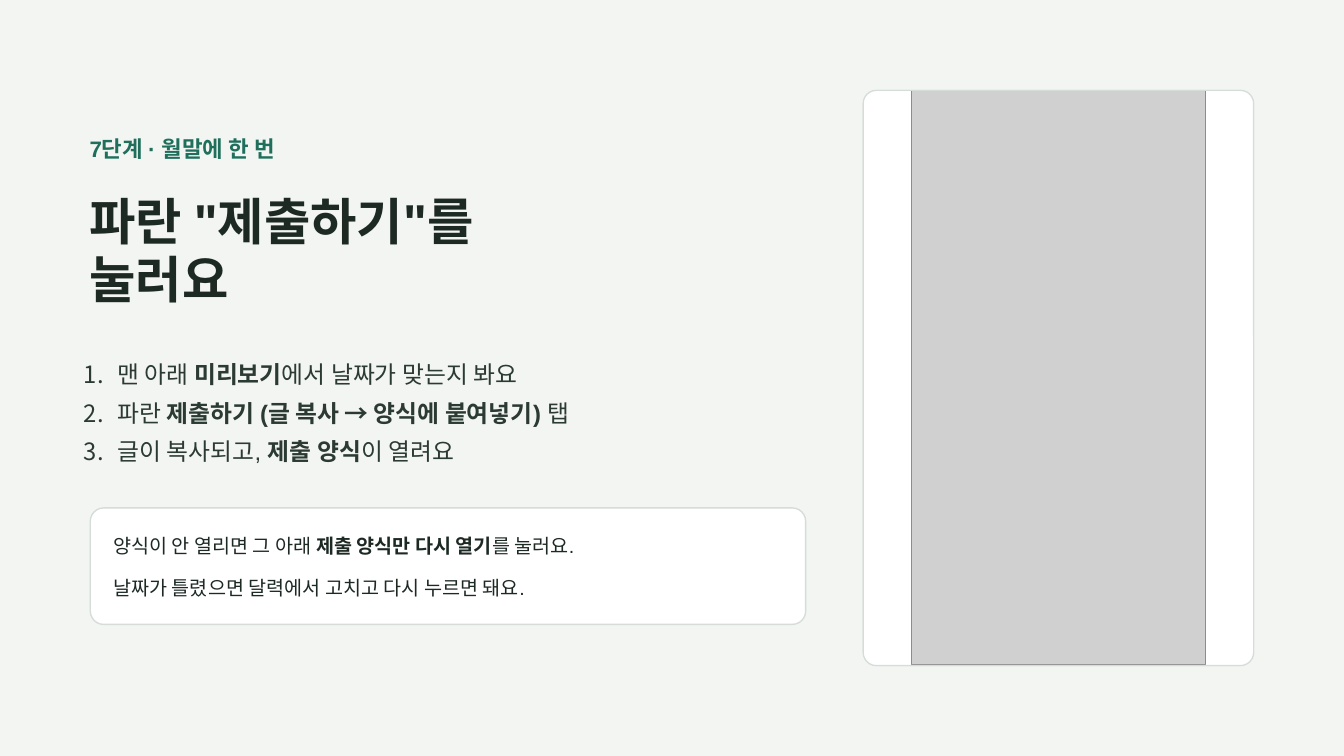
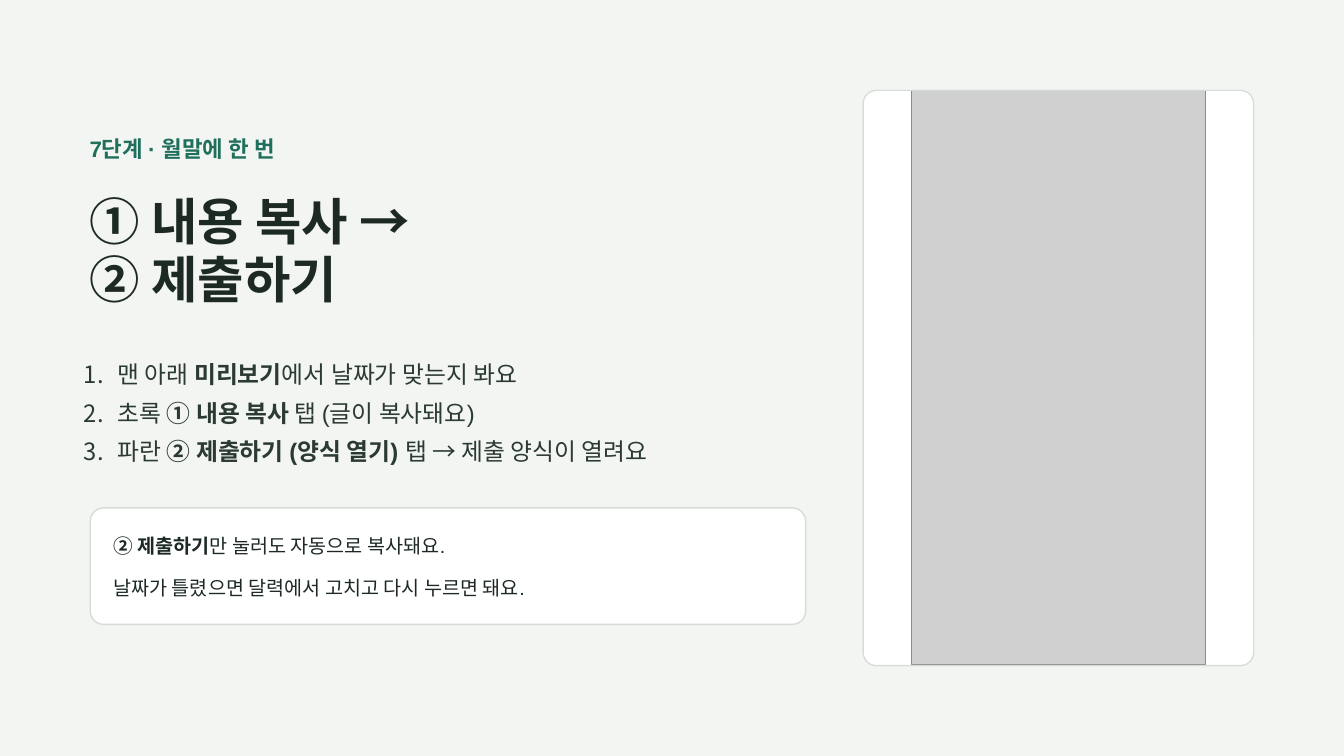
Before and after one commit to rkdhssnfl/maple-river-48, a slide deck: slide 11 of guide.pptx. Drawn at 1344x756 pixels with LibreOffice and Linux fonts; fonts in the diff are those of the drawing; grey boxes stand for pictures. Boxes give left, top, right and bottom in pixels: in the first picture for what was removed or moved away, otherwise in the second. Text is boxed around its words. In the diff, an @@ line names an element or a change of style, - is before the commit and + after.

```diff
--- a/guide.pptx
+++ b/guide.pptx
@@ title at <box>90,197,349,303</box>: text changed @@
-파란 "제출하기"를
-눌러요
+① 내용 복사 →
+② 제출하기
@@ text at <box>118,401,648,465</box>: text changed; bold off @@
-2. 파란 제출하기 (글 복사 → 양식에 붙여넣기) 탭
-3. 글이 복사되고, 제출 양식이 열려요
+2. 초록 ① 내용 복사 탭 (글이 복사돼요)
+3. 파란 ② 제출하기 (양식 열기) 탭 → 제출 양식이 열려요
@@ text at <box>113,536,445,555</box>: text changed @@
-양식이 안 열리면 그 아래 제출 양식만 다시 열기를 눌러요.
+② 제출하기만 눌러도 자동으로 복사돼요.
```
Also in this commit, not shown: 8 other slides changed, 27 other files.
